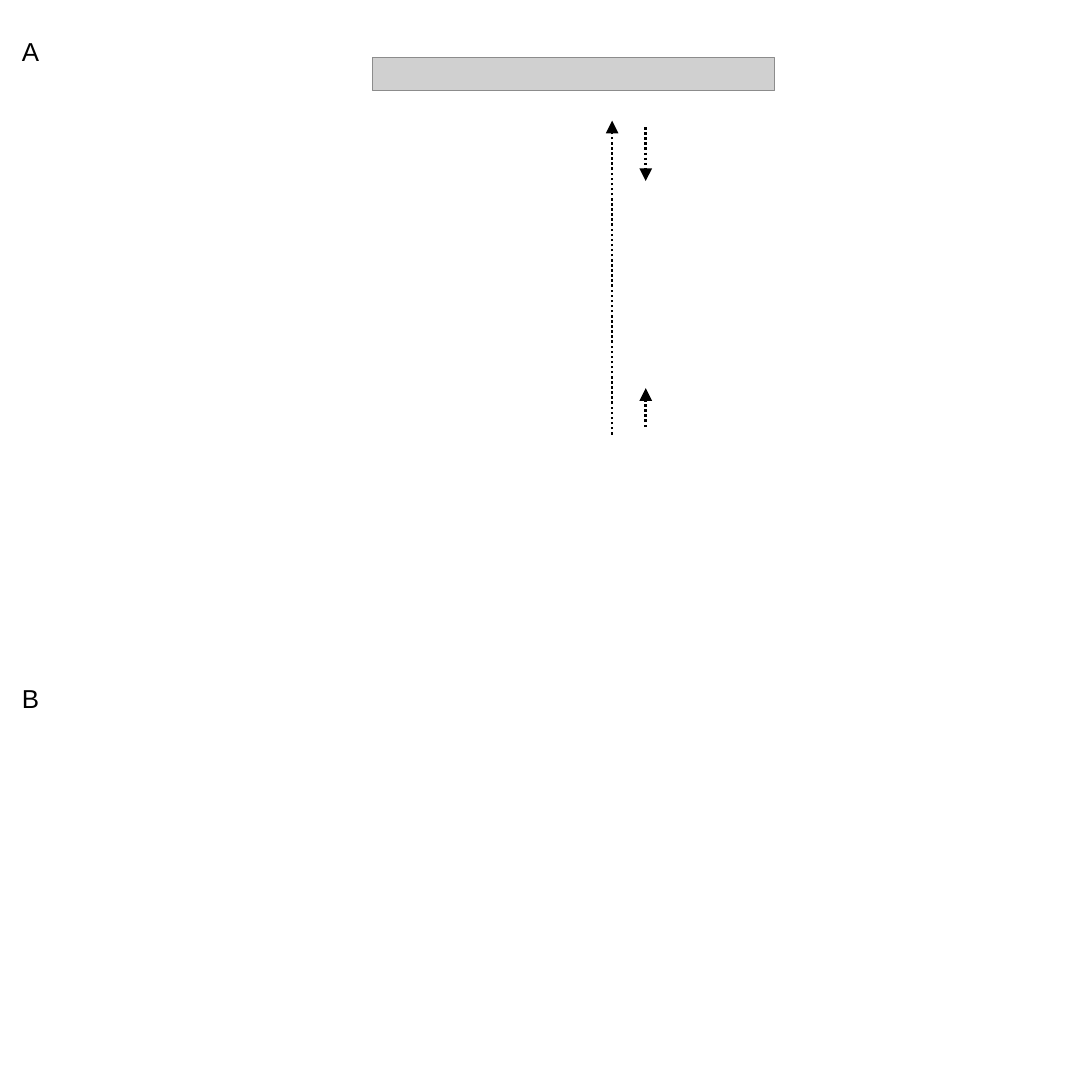
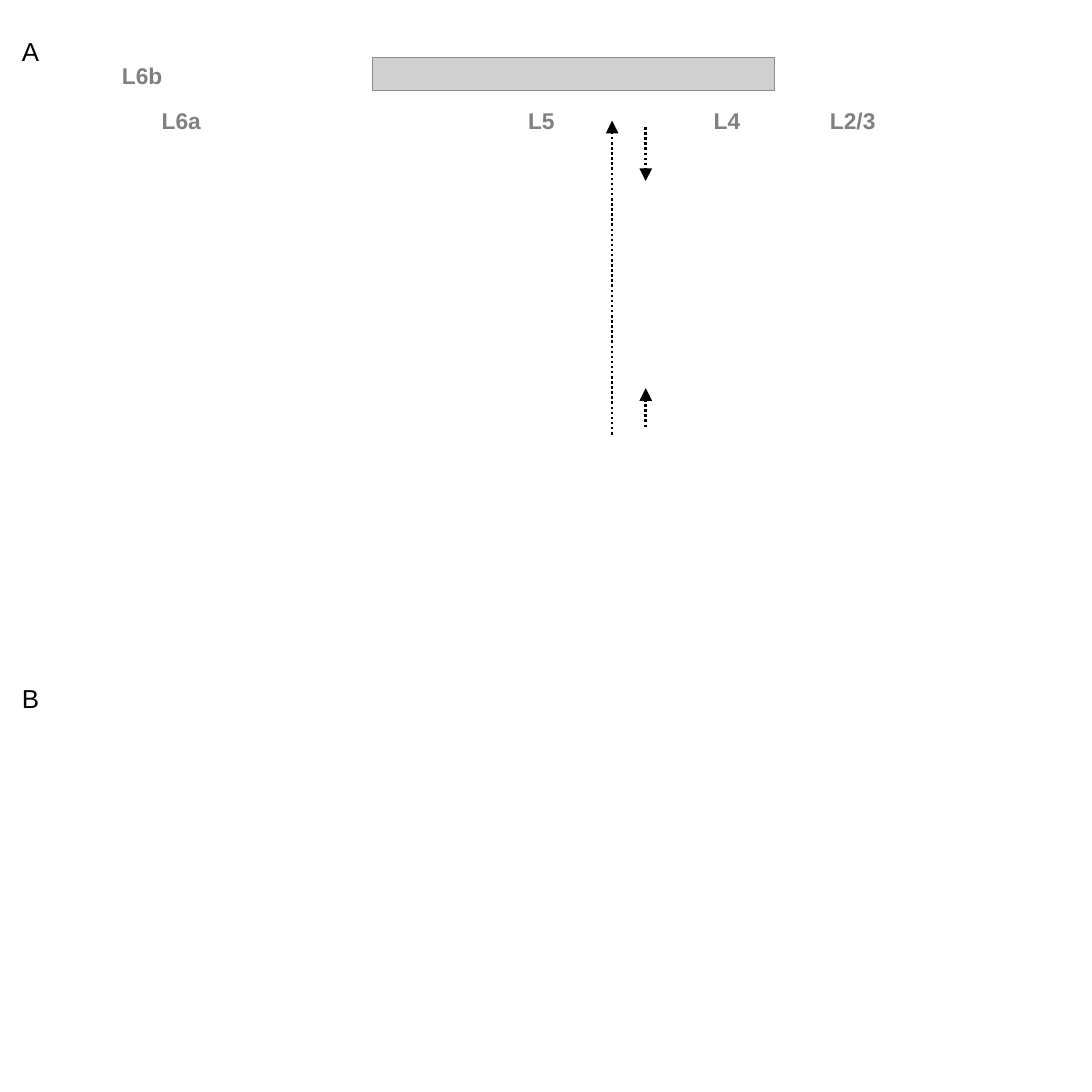
Before and after one commit to Oviedo-Lab/wspmm_methods, a slide deck: slide 1 of figs/fig_results_ratecount_Rorb_annotated.pptx. Drawn at 1092x1092 pixels with LibreOffice and Linux fonts; fonts in the diff are those of the drawing; grey boxes stand for pictures; background and template pictures are left out. Boxes give left, top, right and bottom in pixels: in the first picture for what was removed or moved away, otherwise in the second. Text is boxed around its words. In the diff, an @@ line names an element or a change of style, - is before the commit and + after.

```diff
--- a/figs/fig_results_ratecount_Rorb_annotated.pptx
+++ b/figs/fig_results_ratecount_Rorb_annotated.pptx
@@ text added at (x1=122, y1=67, x2=162, y2=84), 18 pt, text #808080, bold @@
+L6b
@@ text added at (x1=162, y1=113, x2=201, y2=129), 18 pt, text #808080, bold @@
+L6a
@@ text added at (x1=528, y1=113, x2=555, y2=129), 18 pt, text #808080, bold @@
+L5
@@ text added at (x1=714, y1=113, x2=741, y2=129), 18 pt, text #808080, bold @@
+L4
@@ text added at (x1=830, y1=112, x2=875, y2=130), 18 pt, text #808080, bold @@
+L2/3
```
Also in this commit, not shown: 5 other files.
